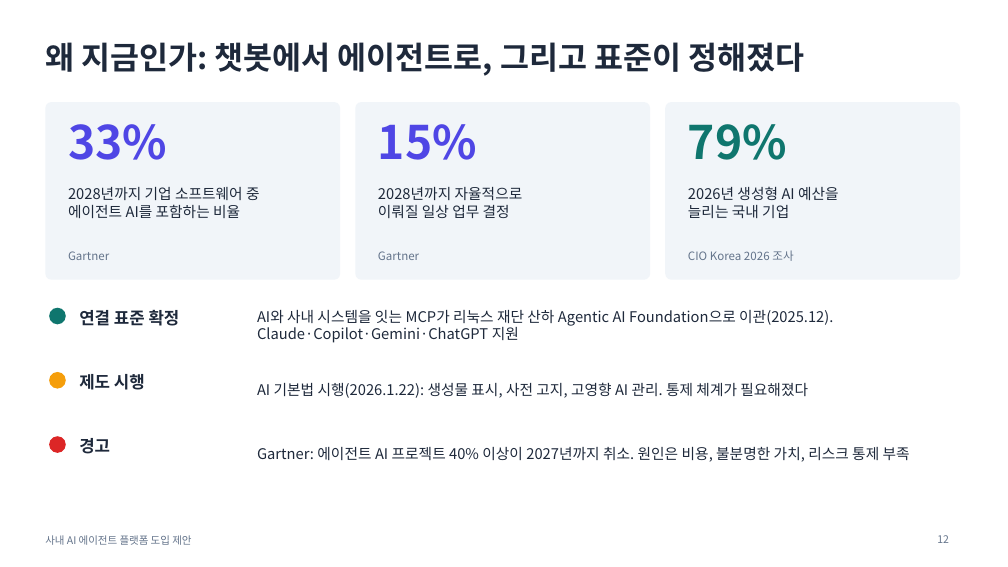
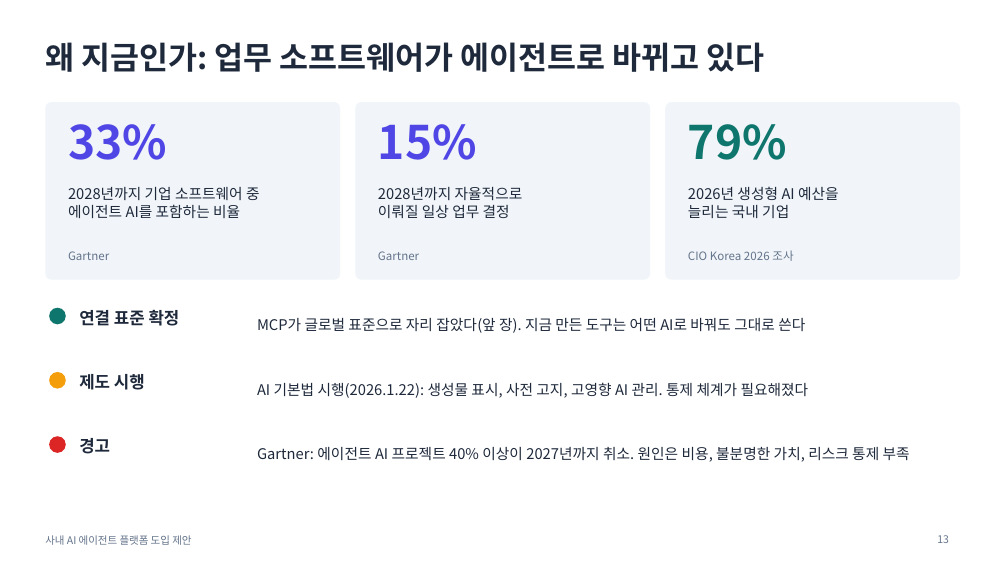
Before and after one commit to lucky-sugar-park/tech-review, a slide deck: slide 13 of proposal/ai-agent-platform-proposal-v2.pptx (slide 12 before the commit). Drawn at 1008x567 pixels with LibreOffice and Linux fonts; fonts in the diff are those of the drawing. Boxes give left, top, right and bottom in pixels: in the first picture for what was removed or moved away, otherwise in the second. Text is boxed around its words. In the diff, an @@ line names an element or a change of style, - is before the commit and + after.

```diff
--- a/proposal/ai-agent-platform-proposal-v2.pptx
+++ b/proposal/ai-agent-platform-proposal-v2.pptx
@@ title at (45, 42, 765, 72): text changed @@
-왜 지금인가: 챗봇에서 에이전트로, 그리고 표준이 정해졌다
+왜 지금인가: 업무 소프트웨어가 에이전트로 바뀌고 있다
@@ text at (257, 318, 805, 333): text changed @@
-AI와 사내 시스템을 잇는 MCP가 리눅스 재단 산하 Agentic AI Foundation으로 이관(2025.12). Claude·Copilot·Gemini·ChatGPT 지원
+MCP가 글로벌 표준으로 자리 잡았다(앞 장). 지금 만든 도구는 어떤 AI로 바꿔도 그대로 쓴다
```
Also in this commit, not shown: 7 other slides changed, 3 slides added, 2 slides removed, 4 other files.
